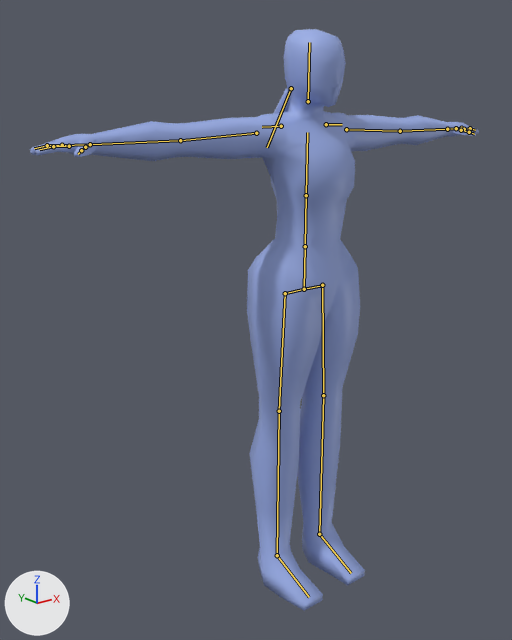
A saved change to the Blender file Assets/3D/Characters/Scorecharacter/DemoChar.blend.
The view is the same before and after, from a 50 mm lens placed at (-1.84, -1.99, 1.99), pointed at (-0.16, 0.1, 1.16). Arrows for +X, +Y and +Z are at lower left; the lights stay in place. The older version comes first. The bones that bend it are drawn over the model as lines.

The first picture shows 'Character'.
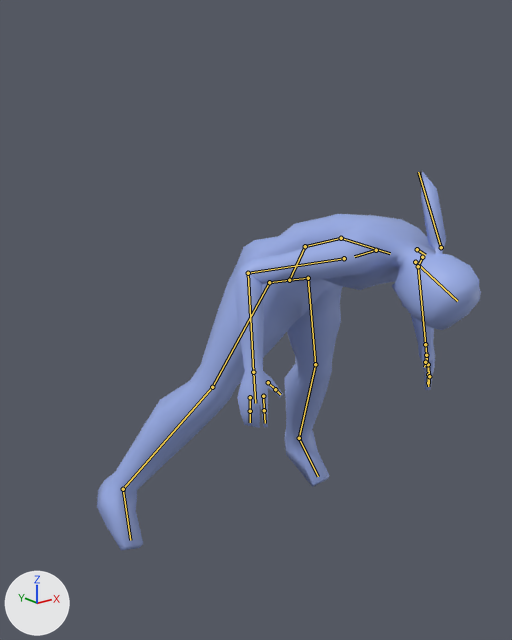
The newer file adds an action. The first version stands in its rest pose; the second is drawn at frame 1 of the action 'Launched'.

What differs and where, as boxes (x1, y1, x2, y2) in the pictures (512 x 640 px):
'Character', posed (14% narrower, 35% shorter): before (30, 29, 479, 611); after (97, 171, 481, 551)
bone 'Torso', root to tip: before (305, 246) to (306, 195); after (305, 246) to (341, 238)
bone 'Torso_Upper', root to tip: before (306, 195) to (307, 132); after (341, 238) to (390, 253)
bone 'Neck', root to tip: before (308, 101) to (309, 42); after (415, 262) to (457, 301)
bone 'Clavicle_R', root to tip: before (281, 126) to (262, 127); after (376, 250) to (354, 256)
bone 'Bicep_R', root to tip: before (256, 133) to (180, 140); after (344, 258) to (248, 273)
bone 'Forearm_R', root to tip: before (180, 140) to (90, 144); after (248, 273) to (253, 372)
bone 'Clavicle_L', root to tip: before (326, 124) to (342, 124); after (417, 249) to (425, 255)
bone 'Bicep_L', root to tip: before (346, 129) to (400, 131); after (422, 257) to (418, 266)
bone 'Forearm_L', root to tip: before (400, 131) to (447, 129); after (418, 266) to (425, 344)
bone 'Torso_Lower', root to tip: before (305, 246) to (304, 289); after (305, 246) to (289, 280)
bone 'Thigh_R', root to tip: before (285, 293) to (279, 411); after (269, 282) to (212, 387)
bone 'Calf_R', root to tip: before (279, 411) to (277, 555); after (212, 387) to (123, 489)
bone 'Thigh_L', root to tip: before (322, 285) to (323, 395); after (308, 278) to (315, 364)
bone 'Calf_L', root to tip: before (323, 395) to (319, 534); after (315, 364) to (299, 438)

The change, as a diff of the scene's bpy script:
```diff
--- a/Assets/3D/Characters/Scorecharacter/DemoChar.blend.py
+++ b/Assets/3D/Characters/Scorecharacter/DemoChar.blend.py
@@ bone_torso @@
 bone_torso = bpy.data.objects['CharacterArm'].pose.bones['Torso']
-bone_torso.rotation_quaternion = (1.0, 0.0, 0.0, 0.0)  # degrees (0, 0, 0)
+bone_torso.rotation_quaternion = (0.807, 0.588, -0.033, -0.045)  # degrees (72, 0, -6)
@@ bone_torso_upper @@
 bone_torso_upper = bpy.data.objects['CharacterArm'].pose.bones['Torso_Upper']  # child of 'Torso'
-bone_torso_upper.rotation_quaternion = (1.0, 0.0, 0.0, 0.0)  # degrees (0, 0, 0)
+bone_torso_upper.rotation_quaternion = (0.98, 0.197, -0.006, -0.018)  # degrees (23, 0, -2)
@@ bone_neck @@
 bone_neck = bpy.data.objects['CharacterArm'].pose.bones['Neck']  # child of 'Torso_Upper'
-bone_neck.rotation_quaternion = (1.0, 0.0, 0.0, 0.0)  # degrees (0, 0, 0)
+bone_neck.rotation_quaternion = (0.979, 0.202, -0.011, -0.016)  # degrees (23, -1, -2)
@@ bone_clavicle_r @@
 bone_clavicle_r = bpy.data.objects['CharacterArm'].pose.bones['Clavicle_R']  # child of 'Torso_Upper'
-bone_clavicle_r.rotation_quaternion = (1.0, 0.0, 0.0, 0.0)  # degrees (0, 0, 0)
+bone_clavicle_r.rotation_quaternion = (0.973, -0.113, 0.151, 0.13)  # degrees (-11, 19, 13)
@@ bone_bicep_r @@
 bone_bicep_r = bpy.data.objects['CharacterArm'].pose.bones['Bicep_R']  # child of 'Clavicle_R'
-bone_bicep_r.rotation_quaternion = (1.0, 0.0, 0.0, 0.0)  # degrees (0, 0, 0)
+bone_bicep_r.rotation_quaternion = (0.979, -0.185, 0.06, -0.057)  # degrees (-22, 6, -8)
@@ bone_forearm_r @@
 bone_forearm_r = bpy.data.objects['CharacterArm'].pose.bones['Forearm_R']  # child of 'Bicep_R'
-bone_forearm_r.rotation_quaternion = (1.0, 0.0, 0.0, 0.0)  # degrees (0, 0, 0)
+bone_forearm_r.rotation_quaternion = (0.738, -0.006, 0.033, 0.674)  # degrees (2, 3, 85)
@@ bone_clavicle_l @@
 bone_clavicle_l = bpy.data.objects['CharacterArm'].pose.bones['Clavicle_L']  # child of 'Torso_Upper'
-bone_clavicle_l.rotation_quaternion = (1.0, 0.0, 0.0, 0.0)  # degrees (0, 0, 0)
+bone_clavicle_l.rotation_quaternion = (0.973, -0.113, -0.151, -0.13)  # degrees (-11, -19, -13)
@@ bone_bicep_l @@
 bone_bicep_l = bpy.data.objects['CharacterArm'].pose.bones['Bicep_L']  # child of 'Clavicle_L'
-bone_bicep_l.rotation_quaternion = (1.0, 0.0, 0.0, 0.0)  # degrees (0, 0, 0)
+bone_bicep_l.rotation_quaternion = (0.979, -0.185, -0.06, 0.057)  # degrees (-22, -6, 8)
@@ bone_forearm_l @@
 bone_forearm_l = bpy.data.objects['CharacterArm'].pose.bones['Forearm_L']  # child of 'Bicep_L'
-bone_forearm_l.rotation_quaternion = (1.0, 0.0, 0.0, 0.0)  # degrees (0, 0, 0)
+bone_forearm_l.rotation_quaternion = (0.738, -0.006, -0.033, -0.674)  # degrees (2, -3, -85)
@@ bone_torso_lower @@
 bone_torso_lower = bpy.data.objects['CharacterArm'].pose.bones['Torso_Lower']  # child of 'Torso'
-bone_torso_lower.rotation_quaternion = (1.0, 0.0, 0.0, 0.0)  # degrees (0, 0, 0)
+bone_torso_lower.rotation_quaternion = (0.928, -0.37, -0.012, -0.028)  # degrees (-43, -2, -2)
@@ bone_thigh_r @@
 bone_thigh_r = bpy.data.objects['CharacterArm'].pose.bones['Thigh_R']  # child of 'Hip_R'
-bone_thigh_r.rotation_quaternion = (1.0, 0.0, 0.0, 0.0)  # degrees (0, 0, 0)
+bone_thigh_r.rotation_quaternion = (0.979, -0.112, 0.026, 0.167)  # degrees (-12, 5, 19)
@@ bone_calf_r @@
 bone_calf_r = bpy.data.objects['CharacterArm'].pose.bones['Calf_R']  # child of 'Thigh_R'
-bone_calf_r.location = (0.0, 0.0, 0.0)
-bone_calf_r.rotation_quaternion = (1.0, 0.0, 0.0, 0.0)  # degrees (0, 0, 0)
+bone_calf_r.location = (-0.002, -0.005, 0.002)
+bone_calf_r.rotation_quaternion = (0.989, 0.14, -0.041, 0.011)  # degrees (16, -5, 1)
@@ bone_thigh_l @@
 bone_thigh_l = bpy.data.objects['CharacterArm'].pose.bones['Thigh_L']  # child of 'Hip_L'
-bone_thigh_l.rotation_quaternion = (1.0, 0.0, 0.0, 0.0)  # degrees (0, 0, 0)
+bone_thigh_l.rotation_quaternion = (0.979, -0.112, -0.026, -0.167)  # degrees (-12, -5, -19)
@@ bone_calf_l @@
 bone_calf_l = bpy.data.objects['CharacterArm'].pose.bones['Calf_L']  # child of 'Thigh_L'
-bone_calf_l.rotation_quaternion = (1.0, 0.0, 0.0, 0.0)  # degrees (0, 0, 0)
+bone_calf_l.rotation_quaternion = (0.989, 0.14, 0.041, -0.011)  # degrees (16, 5, -1)
```
